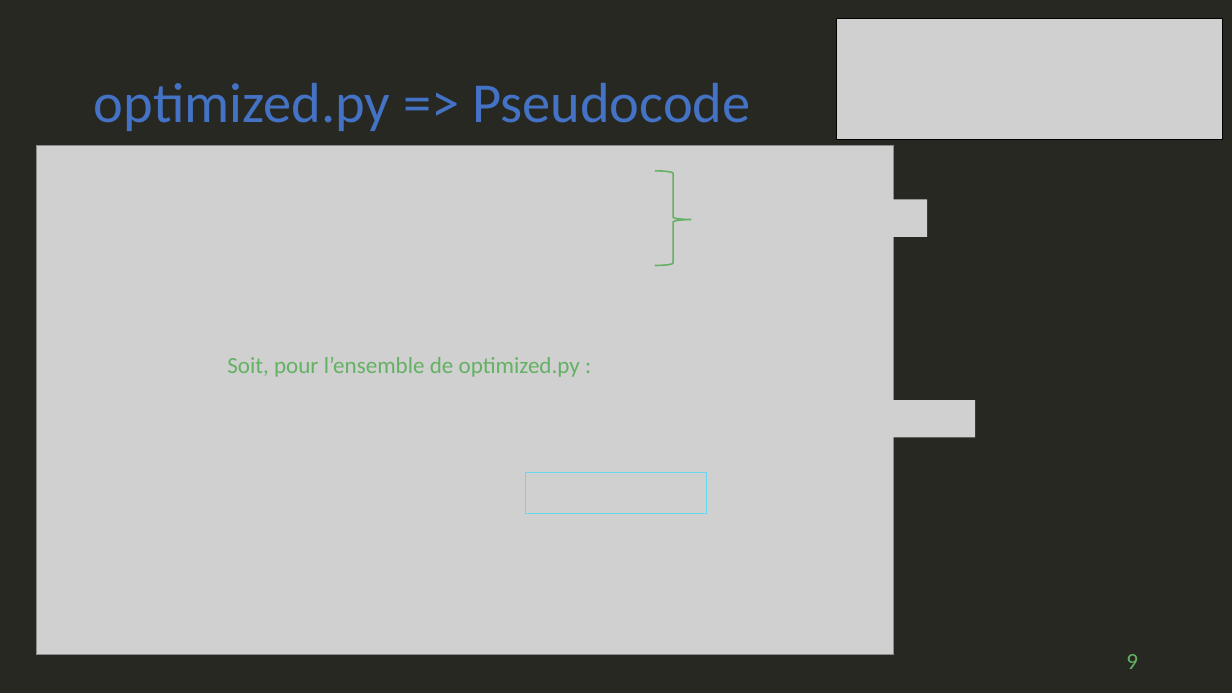
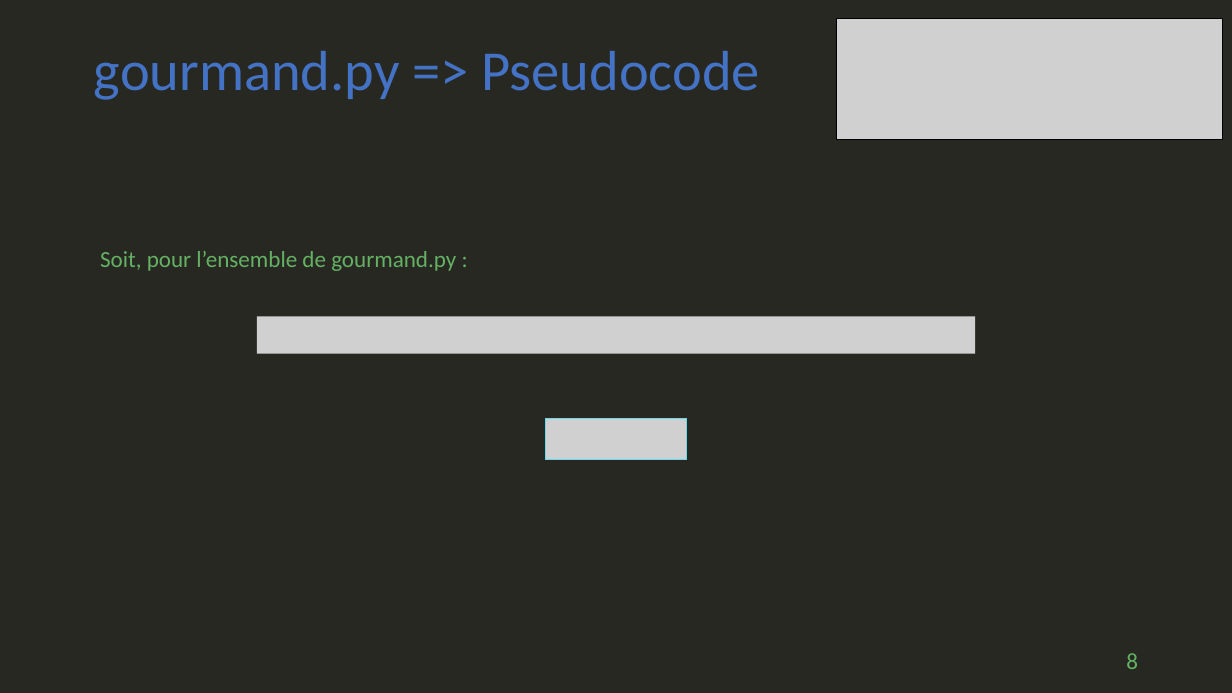
Before and after one commit to geoffrey-ll/OC_P07_Algorithmique, a slide deck: slide 8 of p07_slide.pptx (slide 9 before the commit). Drawn at 1232x693 pixels with LibreOffice and Linux fonts; fonts in the diff are those of the drawing; grey boxes stand for pictures. Boxes give left, top, right and bottom in pixels: in the first picture for what was removed or moved away, otherwise in the second. Text is boxed around its words. In the diff, an @@ line names an element or a change of style, - is before the commit and + after.

Commit message:
Présentation :     - Slides terminés.
knapsack.py - Bottom-up.
    - Optimisation. env 5s de gagné pour dataset1

```diff
--- a/p07_slide.pptx
+++ b/p07_slide.pptx
@@ title "gourmand.py => Pseudocode" at [94, 51, 759, 100]: vertical alignment middle to top @@
@@ title at [94, 51, 759, 100]: text changed @@
-optimized.py => Pseudocode
+gourmand.py => Pseudocode
@@ picture removed at [36, 145, 894, 654] @@
@@ right brace removed at [655, 171, 692, 265] @@
@@ picture removed at [719, 200, 927, 237] @@
@@ text at [100, 251, 456, 271]: text changed @@
-Soit, pour l’ensemble de optimized.py :
+Soit, pour l’ensemble de gourmand.py :
@@ picture added at [257, 317, 976, 354] @@
@@ picture removed at [257, 400, 976, 437] @@
@@ picture added at [545, 419, 687, 459] @@
@@ picture removed at [526, 473, 707, 514] @@
@@ page number at [1126, 653, 1138, 669]: text changed @@
-9
+8
```
Also in this commit, not shown: 5 other slides changed, 11 slides added, 7 slides removed, 7 other files.
